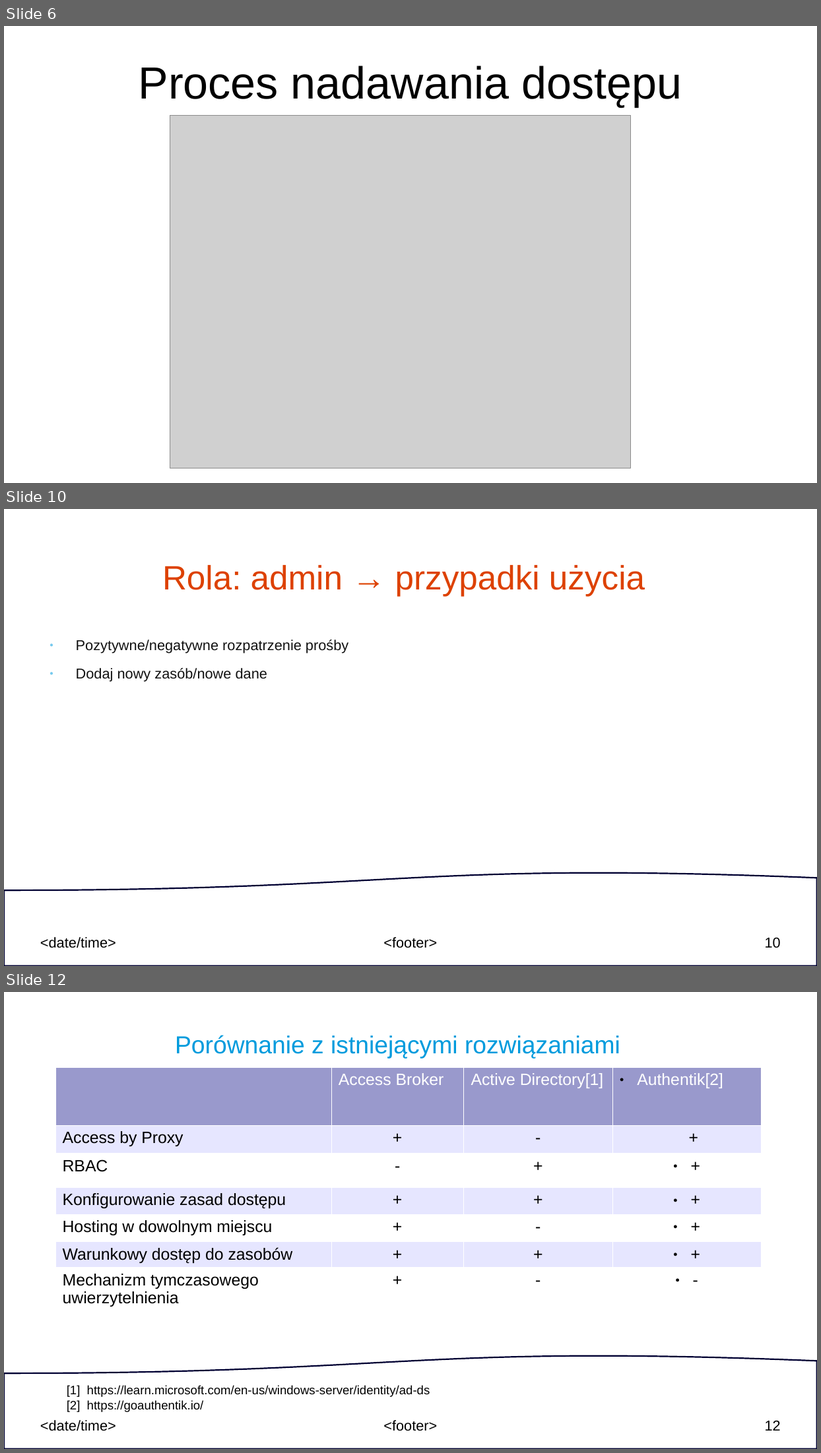
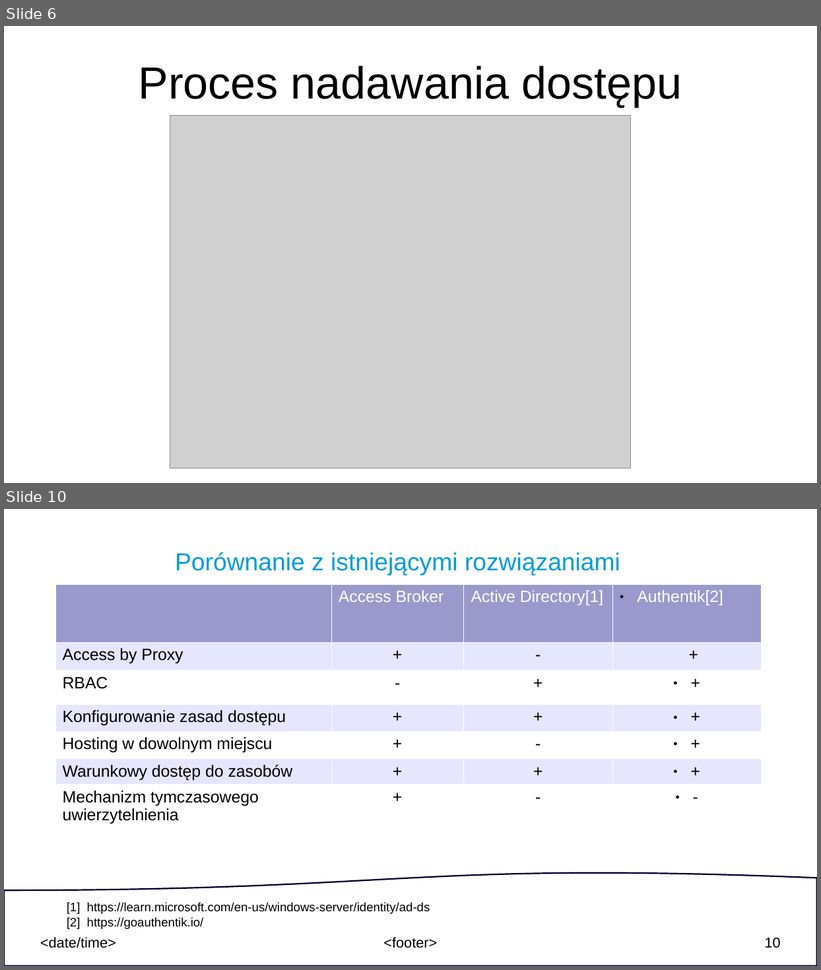
Before and after one commit to Nixam01/mzomi_BHL_2024, a slide deck: dokumentacja_projektu_Access_Broker.odp. Shown one above the other, each under a label of ours: slides 6, 10 and 12 before the commit, slides 6 and 10 after it; the slides between them are not shown. The pictures are 821x1453 and 821x970 pixels, drawn with LibreOffice and Linux fonts; fonts in the diff are those of the drawing; grey boxes stand for pictures. Boxes give left, top, right and bottom in pixels: in the first picture for what was removed or moved away, otherwise in the second. Text is boxed around its words. In the diff, an @@ line names an element or a change of style, - is before the commit and + after.

```diff
--- a/dokumentacja_projektu_Access_Broker.odp
+++ b/dokumentacja_projektu_Access_Broker.odp
@@ slide 10 removed at <box>4,509,817,966</box>, background #FFFFFF; not listed: 4 template elements that a slide beside it also shows @@
@@ title removed at <box>162,565,645,596</box> @@
-Rola: admin → przypadki użycia
@@ text removed at <box>76,640,349,682</box> @@
-● Pozytywne/negatywne rozpatrzenie prośby
-● Dodaj nowy zasób/nowe dane
@@ what was slide 12 is now slide 10 @@
@@ page number at <box>765,938,781,949</box>: text changed @@
-12
+10
```
Also in this commit, not shown: 5 slides changed, 1 slide added, 2 other slides removed.
